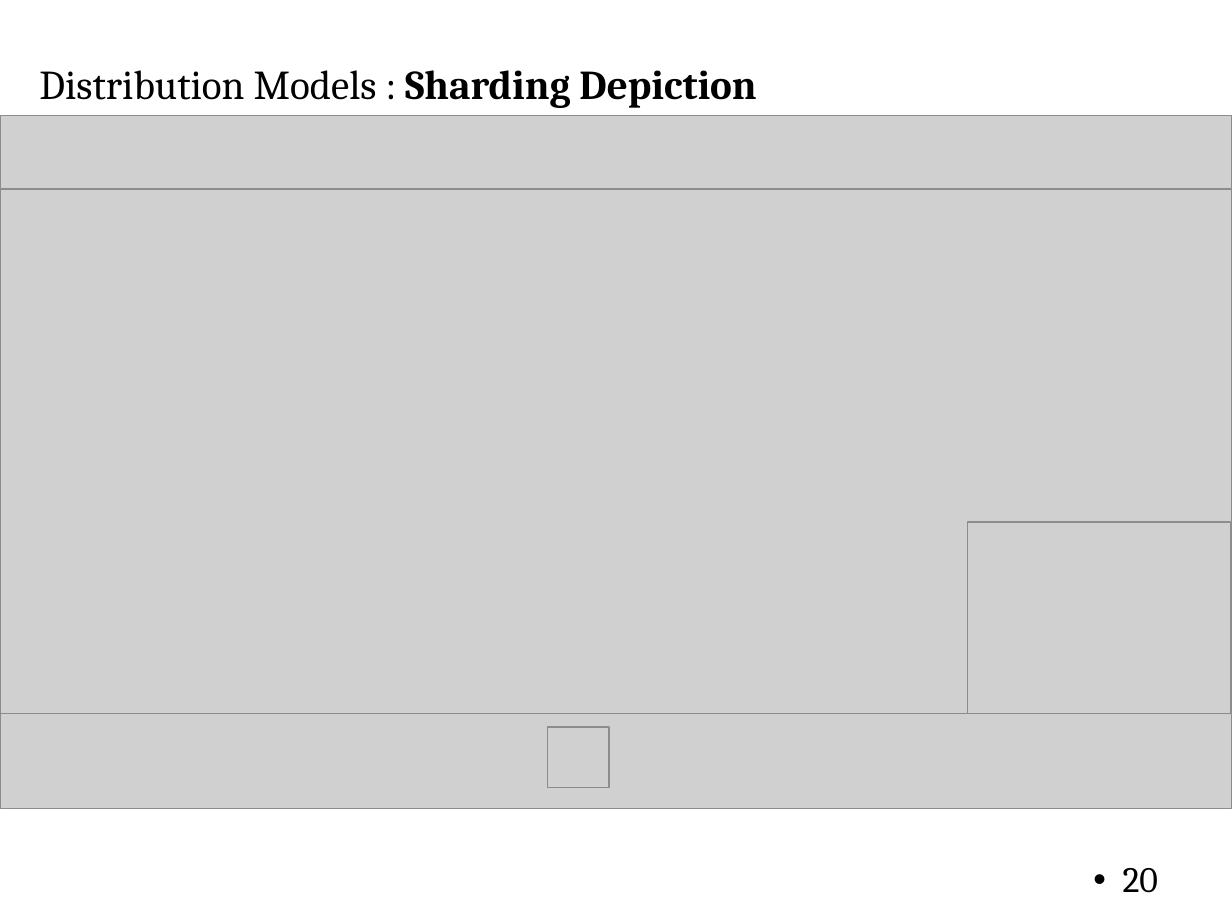
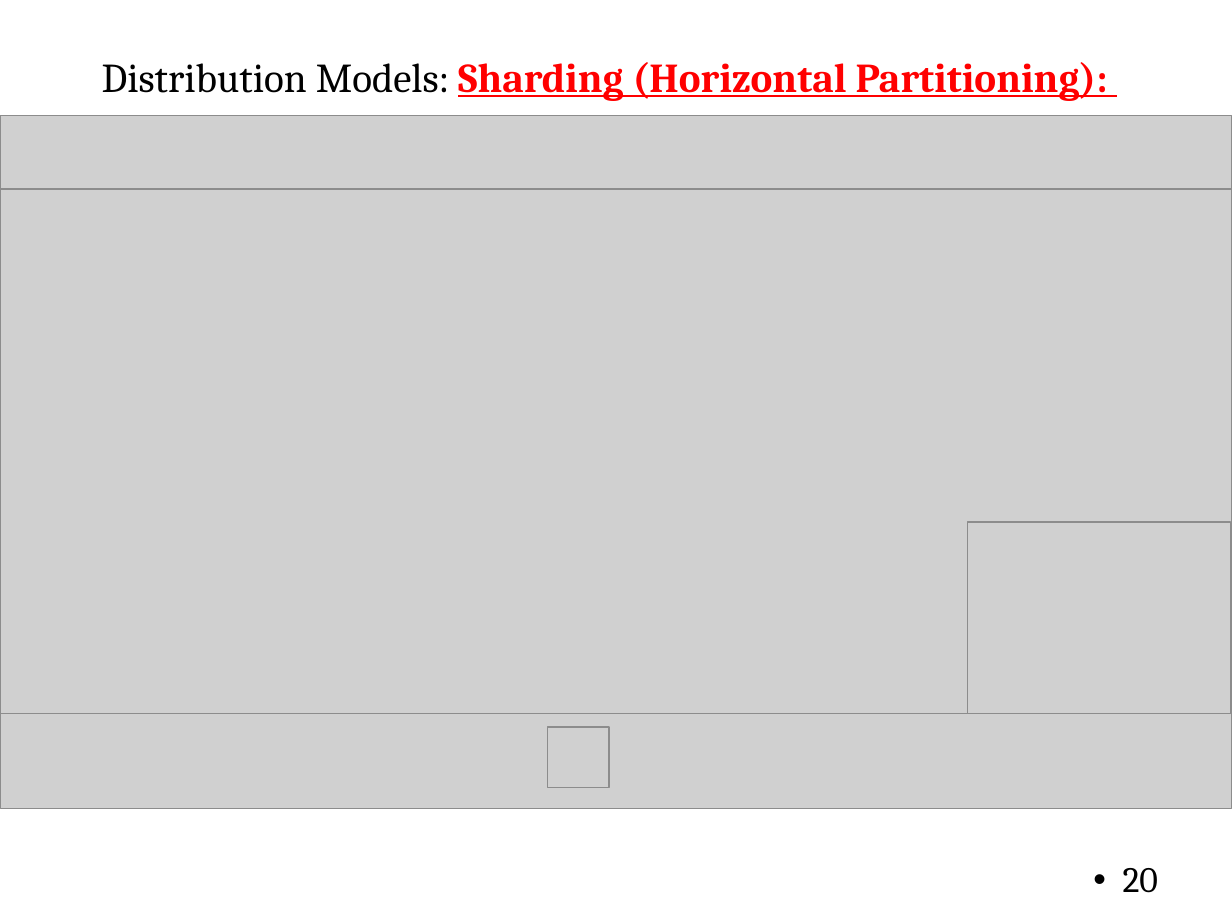
Before and after one commit to suniljeevan/NOSQL-2025, a slide deck: slide 20 of THEORY COURSE MATERIALS/Module 2.pptx. Drawn at 1232x924 pixels with LibreOffice and Linux fonts; fonts in the diff are those of the drawing; grey boxes stand for pictures; background and template pictures are left out. Boxes give left, top, right and bottom in pixels: in the first picture for what was removed or moved away, otherwise in the second. Text is boxed around its words. In the diff, an @@ line names an element or a change of style, - is before the commit and + after.

```diff
--- a/THEORY COURSE MATERIALS/Module 2.pptx
+++ b/THEORY COURSE MATERIALS/Module 2.pptx
@@ text at (102, 62, 1108, 101): text changed; text colour #000000 to #FF0000; bold on @@
-Distribution Models : Sharding Depiction
+Distribution Models: Sharding (Horizontal Partitioning):
```
Also in this commit, not shown: 42 other slides changed.
